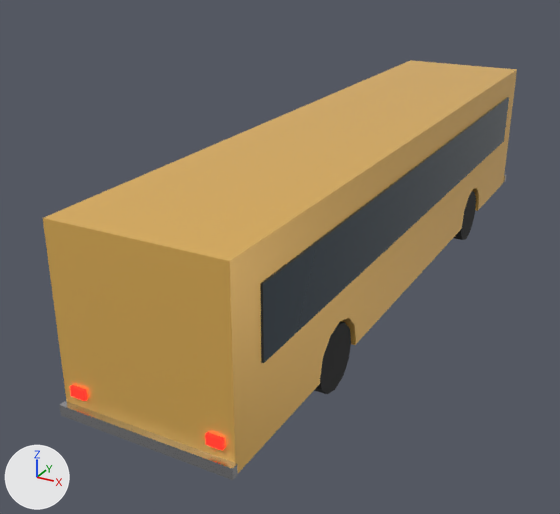
Renders of the glTF model assets/models/cars/bus.glb from each side of a commit.
The view is the same before and after, from a 50 mm camera at (5.08, -11.93, 6.23) aimed at (-0.92, -1.03, 0.78). The axes (+X, +Y, +Z) are drawn at lower left. The lights are the same throughout. The older version comes first. Where no turn or scale is listed for an object, it has been applied to the vertices. Vertices at exactly the same position are counted once.

The first picture shows 'WHEEL_FR', 'WHEEL_RR', 'body', 'bumper_r', 'taillamp', 'taillamp.001', 'windows_r'.
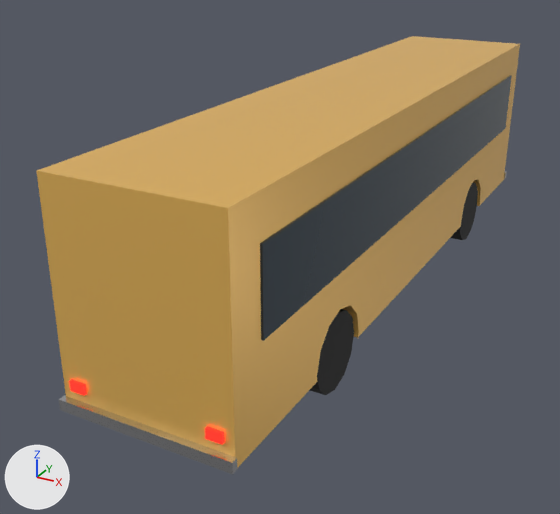
Where the change shows, as pixel boxes (x1, y1, x2, y2) in the pictures (560 x 514 px):
```json
{"object": "body", "change": "reshaped", "before": [43, 60, 517, 473], "after": [36, 36, 520, 468]}
{"object": "windows_r", "change": "rescaled", "before": [261, 97, 509, 363], "after": [260, 75, 512, 341]}
{"object": "bumper_r", "change": "moved", "before": [60, 401, 238, 480], "after": [59, 395, 237, 474]}
{"object": "WHEEL_RR", "change": "moved", "before": [314, 321, 351, 394], "after": [310, 309, 354, 395]}
{"object": "WHEEL_FR", "change": "moved", "before": [454, 191, 476, 240], "after": [450, 183, 478, 240]}
{"object": "taillamp.001", "change": "moved", "before": [205, 432, 224, 450], "after": [205, 426, 224, 444]}
{"object": "taillamp", "change": "moved", "before": [70, 385, 87, 401], "after": [69, 379, 87, 395]}
```

The change, as JSON lines over the scene's bpy script:
```json
{"block": "me_body", "where": "# used by ob_body; location = (0.0, 0.0, 0.0)"}
{"op": "remove", "block": "me_body", "code": "me_body.from_pydata(...)  # 44 vertices, 84 faces; spans x -1.25..1.25, y -6.0..6.0, z 0.45..3.1"}
{"op": "add", "block": "me_body", "code": "me_body.from_pydata(...)  # 44 vertices, 84 faces; spans x -1.25..1.25, y -6.0..6.0, z 0.53..3.66"}
{"block": "me_body", "change": "me_body part 1: 44 of 44 vertices moved; they spanned x -1.25..1.25, y -6.0..6.0, z 0.45..3.1 and now span x -1.25..1.25, y -6.0..6.0, z 0.53..3.66; mean shift (0.0, 0.0, 0.16)"}
{"block": "me_bumper_r", "where": "# used by ob_bumper_r; location = (0.0, 0.0, 0.0)"}
{"op": "remove", "block": "me_bumper_r", "code": "me_bumper_r.from_pydata(...)  # 8 vertices, 12 faces; spans x -1.27..1.27, y -6.1..-6.0, z 0.47..0.63"}
{"op": "add", "block": "me_bumper_r", "code": "me_bumper_r.from_pydata(...)  # 8 vertices, 12 faces; spans x -1.27..1.27, y -6.1..-6.0, z 0.55..0.71"}
{"block": "me_bumper_r", "change": "me_bumper_r part 2: the whole mesh is moved by (0.0, 0.0, 0.08)"}
{"block": "me_taillamp", "where": "# used by ob_taillamp; location = (0.0, 0.0, 0.0)"}
{"op": "remove", "block": "me_taillamp", "code": "me_taillamp.from_pydata(...)  # 8 vertices, 12 faces; spans x -1.11..-0.89, y -6.045..-5.995, z 0.78..0.92"}
{"op": "add", "block": "me_taillamp", "code": "me_taillamp.from_pydata(...)  # 8 vertices, 12 faces; spans x -1.11..-0.89, y -6.045..-5.995, z 0.861..1.001"}
{"block": "me_taillamp", "change": "me_taillamp part 3: the whole mesh is moved by (0.0, 0.0, 0.081)"}
{"block": "me_taillamp_001", "where": "# used by ob_taillamp_001; location = (0.0, 0.0, 0.0)"}
{"op": "remove", "block": "me_taillamp_001", "code": "me_taillamp_001.from_pydata(...)  # 8 vertices, 12 faces; spans x 0.89..1.11, y -6.045..-5.995, z 0.78..0.92"}
{"op": "add", "block": "me_taillamp_001", "code": "me_taillamp_001.from_pydata(...)  # 8 vertices, 12 faces; spans x 0.89..1.11, y -6.045..-5.995, z 0.861..1.001"}
{"block": "me_taillamp_001", "change": "me_taillamp_001 part 4: the whole mesh is moved by (0.0, 0.0, 0.081)"}
{"block": "me_windows_r", "where": "# used by ob_windows_r; location = (0.0, 0.0, 0.0)"}
{"op": "remove", "block": "me_windows_r", "code": "me_windows_r.from_pydata(...)  # 8 vertices, 12 faces; spans x 1.24..1.28, y -5.4..5.4, z 1.61..2.6"}
{"op": "add", "block": "me_windows_r", "code": "me_windows_r.from_pydata(...)  # 8 vertices, 12 faces; spans x 1.24..1.28, y -5.4..5.4, z 1.9..3.07"}
{"block": "me_windows_r", "change": "me_windows_r part 5: the whole mesh is scaled about the mesh origin by (1, 1, 1.18)"}
{"op": "set", "path": "ob_wheel_fr.location", "old": "(1.05, 3.25, 0.52)", "new": "(1.05, 3.25, 0.61)"}
{"op": "set", "path": "ob_wheel_rr.location", "old": "(1.05, -3.25, 0.52)", "new": "(1.05, -3.25, 0.61)"}
```
